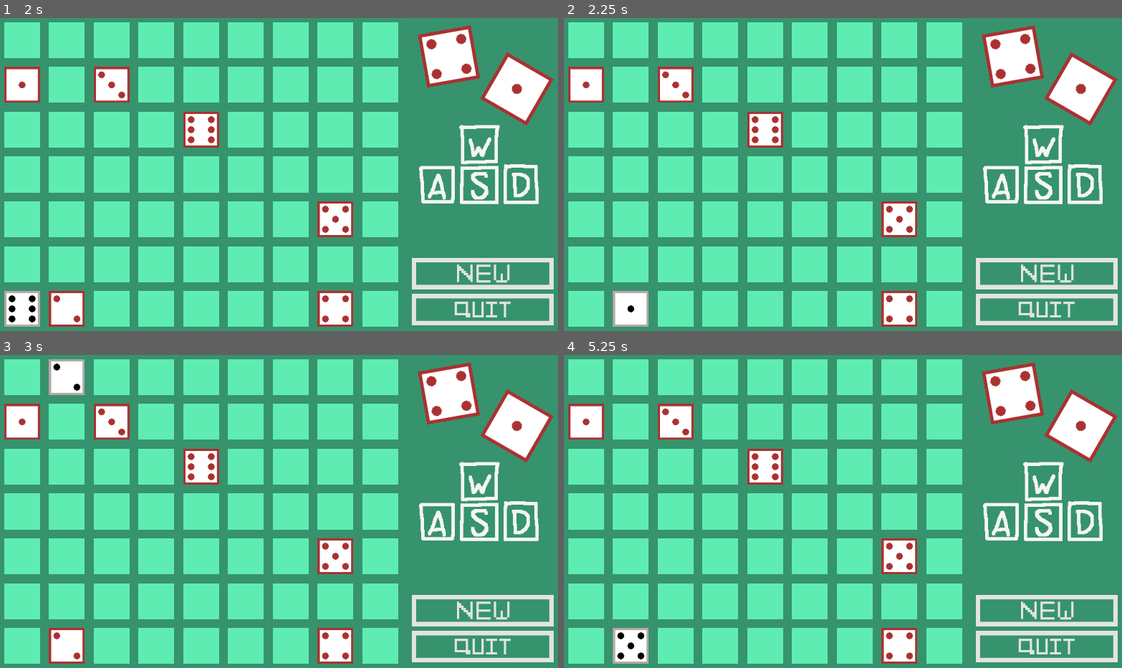
Above: before the commit, frames 1-4 (two rows, left to right).
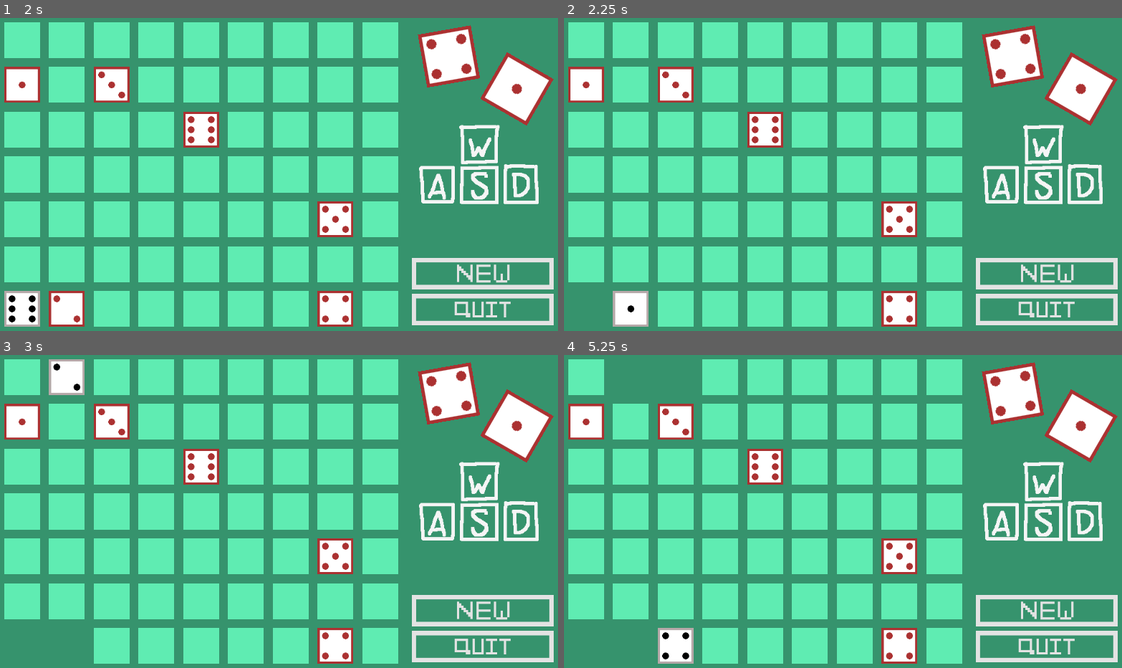
Above: after the commit, the same moments.

Repository: Dimitar100/roll-the-dice
Game: Godot game, scene res://scenes/UI.tscn
Same seed, same stepped clock (60 frames per second), same inputs: the game is played once before the commit and once after it.
Inputs (mouse positions are in pixels of both pictures, inside the frame that each line leads up to):
- Up to frame 1 (2 s): click (273, 146) at 0.5 s; click (485, 274) at 1.25 s
- Up to frame 2 (2.25 s): tap Enter at 2 s; hold D (ui_right) from 2.03 s (still down)
- Up to frame 3 (3 s): tap Space at 2.75 s; release D (ui_right) at 2.78 s; hold S (ui_down) from 2.78 s (still down)
- Up to frame 4 (5.25 s): tap Enter at 3.5, 5 s; release S (ui_down) at 3.53 s; hold D (ui_right) 3.53-4.28 s; tap Space at 4.25 s; hold W (ui_up) 4.28-5.03 s; hold A (ui_left) from 5.03 s (still down)

Frame 1 is identical in both runs. In frame 2, 0.7% of the frame differs, in the area x 0-8%, y 87-99%; in frame 3, 1.5%; in frame 4, 3.7%, in the area x 0-24%, y 1-99%.

Commit message:
only the music left

Diff:
--- a/scenes/GridMaker.gd
+++ b/scenes/GridMaker.gd
@@ -83,12 +83,11 @@
 	else:
 		count += 1
 
-	if count == matrix[player[1]][player[0]]:
-		if get_parent().dice1+1 == count:
+	if count-1 == matrix[player[1]][player[0]]:
+		if get_parent().dice1+1 == count-1:
 			get_parent().get_node("dice1").play(get_parent().dots[get_parent().dice1+6])
-		if get_parent().dice2+1 == count:
+		if get_parent().dice2+1 == count-1:
 			get_parent().get_node("dice2").play(get_parent().dots[get_parent().dice2+6])
-
 
 func _ready():
 	for x in range(width):
@@ -122,50 +121,68 @@
 func _physics_process(_delta):
 	if Input.is_action_just_pressed("ui_up"):
 		if player[0] != 0:
-			matrix_fields[player[1]][player[0]].visible = true
-			player[0] = player[0]-1
-			matrix_fields[player[1]][player[0]].visible = false
-			get_node("Player").position.y = get_node("Player").position.y - 80
+			#matrix_fields[player[1]][player[0]].visible = true
+			matrix[player[1]][player[0]] = -1
+			if matrix[player[1]][player[0]-1] != -1:
+				player[0] = player[0]-1
+				matrix_fields[player[1]][player[0]].visible = false
+				get_node("Player").position.y = get_node("Player").position.y - 80
+				get_node("Player").up_dots()
 		else:
-			matrix_fields[player[1]][player[0]].visible = true
-			player[0] = 6
-			matrix_fields[player[1]][player[0]].visible = false
-			get_node("Player").position.y = get_node("Player").position.y + 480
+			matrix[player[1]][player[0]] = -1
+			if matrix[player[1]][6] != -1:
+				player[0] = 6
+				matrix_fields[player[1]][player[0]].visible = false
+				get_node("Player").position.y = get_node("Player").position.y + 480
+				get_node("Player").up_dots()
 		turn_dice()
 	elif Input.is_action_just_pressed("ui_down"):
 		if player[0] != 6:
 			get_node("Player").can_up = true
-			matrix_fields[player[1]][player[0]].visible = true
-			player[0] = player[0]+1
-			matrix_fields[player[1]][player[0]].visible = false
-			get_node("Player").position.y = get_node("Player").position.y + 80
+			matrix[player[1]][player[0]] = -1
+			if matrix[player[1]][player[0]+1] != -1:
+				player[0] = player[0]+1
+				matrix_fields[player[1]][player[0]].visible = false
+				get_node("Player").position.y = get_node("Player").position.y + 80
+				get_node("Player").up_dots()
 		else:
-			matrix_fields[player[1]][player[0]].visible = true
-			player[0] = 0
-			matrix_fields[player[1]][player[0]].visible = false
-			get_node("Player").position.y = get_node("Player").position.y - 480
+			matrix[player[1]][player[0]] = -1
+			if matrix[player[1]][0] != -1:
+				player[0] = 0
+				matrix_fields[player[1]][player[0]].visible = false
+				get_node("Player").position.y = get_node("Player").position.y - 480
+				get_node("Player").up_dots()
 		turn_dice()
 	elif Input.is_action_just_pressed("ui_right"):
 		if player[1] != 8:
-			matrix_fields[player[1]][player[0]].visible = true
-			player[1] = player[1]+1
-			matrix_fields[player[1]][player[0]].visible = false
-			get_node("Player").position.x = get_node("Player").position.x + 80
+			matrix[player[1]][player[0]] = -1
+			if matrix[player[1]+1][player[0]] != -1:
+				player[1] = player[1]+1
+				matrix_fields[player[1]][player[0]].visible = false
+				get_node("Player").position.x = get_node("Player").position.x + 80
+				get_node("Player").up_dots()
 		else:
-			matrix_fields[player[1]][player[0]].visible = true
-			player[1] = 0
-			matrix_fields[player[1]][player[0]].visible = false
-			get_node("Player").position.x = get_node("Player").position.x - 640
+			matrix[player[1]][player[0]] = -1
+			if matrix[0][player[0]] != -1:
+				player[1] = 0
+				matrix_fields[player[1]][player[0]].visible = false
+				get_node("Player").position.x = get_node("Player").position.x - 640
+				get_node("Player").up_dots()
 		turn_dice()
 	elif Input.is_action_just_pressed("ui_left"):
 		if player[1] != 0:
-			matrix_fields[player[1]][player[0]].visible = true
-			player[1] = player[1]-1
-			matrix_fields[player[1]][player[0]].visible = false
-			get_node("Player").position.x = get_node("Player").position.x - 80
+			matrix[player[1]][player[0]] = -1
+			if matrix[player[1]-1][player[0]] != -1:
+				player[1] = player[1]-1
+				matrix_fields[player[1]][player[0]].visible = false
+				get_node("Player").position.x = get_node("Player").position.x - 80
+				get_node("Player").up_dots()
 		else:
-			matrix_fields[player[1]][player[0]].visible = true
-			player[1] = 8
-			matrix_fields[player[1]][player[0]].visible = false
-			get_node("Player").position.x = get_node("Player").position.x + 640
+			matrix[player[1]][player[0]] = -1
+			if matrix[8][player[0]] != -1:
+				player[1] = 8
+				matrix_fields[player[1]][player[0]].visible = false
+				get_node("Player").position.x = get_node("Player").position.x + 640
+				matrix[player[1]][player[0]] = -1
+				get_node("Player").up_dots()
 		turn_dice()
--- a/scenes/Player.gd
+++ b/scenes/Player.gd
@@ -14,15 +14,12 @@
 var can_right = true
 var can_left = true
 
-func rotate_right(dot):#right 45 deg
-	dot += 90
-	if dot == 360:
-		dot = 0
-
-func rotate_left(dot):#left 45 deg
-	dot -= 90
-	if dot < 0:
-		dot = 270
+func up_dots():#left 45 deg
+	if i == 5:
+		i = 0
+	else:
+		i += 1
+	get_node("AnimatedSprite").play(dots[i])
 
 # Called when the node enters the scene tree for the first time.
 func _ready():
@@ -31,27 +28,4 @@
 
 # Called every frame. 'delta' is the elapsed time since the previous frame.
 func _physics_process(_delta):
-	if Input.is_action_just_pressed("ui_up") && can_up:
-		if i == 5:
-			i = 0
-		else:
-			i += 1
-		get_node("AnimatedSprite").play(dots[i])
-	elif Input.is_action_just_pressed("ui_down") && can_down:
-		if i == 5:
-			i = 0
-		else:
-			i += 1
-		get_node("AnimatedSprite").play(dots[i])
-	elif Input.is_action_just_pressed("ui_right") && can_right:
-		if i == 5:
-			i = 0
-		else:
-			i += 1
-		get_node("AnimatedSprite").play(dots[i])
-	elif Input.is_action_just_pressed("ui_left") && can_left:
-		if i == 5:
-			i = 0
-		else:
-			i += 1
-		get_node("AnimatedSprite").play(dots[i])
+	pass
